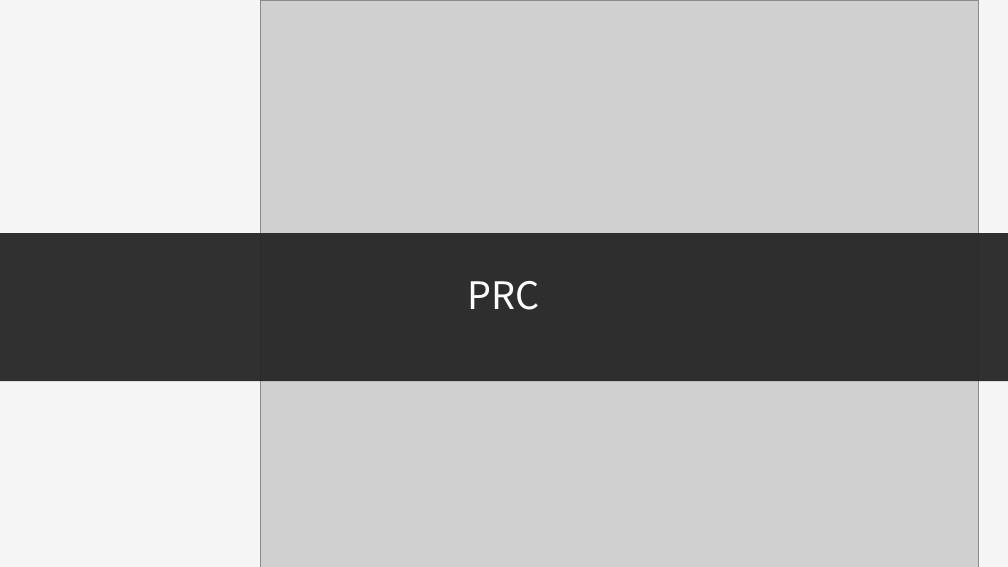
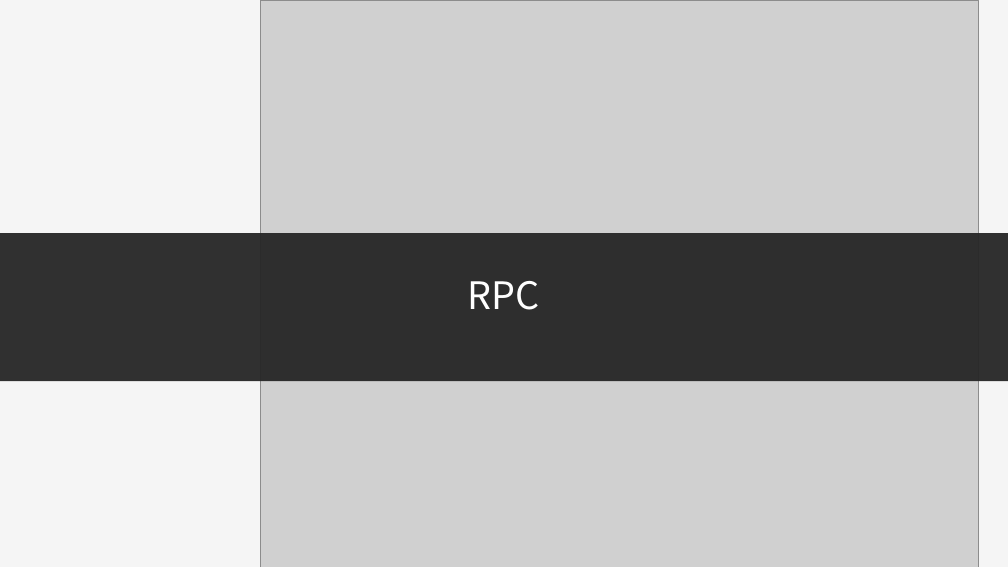
Before and after one commit to zhihangwang/graphql, a slide deck: slide 3 of GraphQL.pptx. Drawn at 1008x567 pixels with LibreOffice and Linux fonts; fonts in the diff are those of the drawing; grey boxes stand for pictures. Boxes give left, top, right and bottom in pixels: in the first picture for what was removed or moved away, otherwise in the second. Text is boxed around its words. In the diff, an @@ line names an element or a change of style, - is before the commit and + after.

```diff
--- a/GraphQL.pptx
+++ b/GraphQL.pptx
@@ text at [468, 281, 540, 310]: text changed @@
-PRC
+RPC
```
Also in this commit, not shown: 2 other slides changed, 1 slide added, 1 slide removed, 3 other files.
